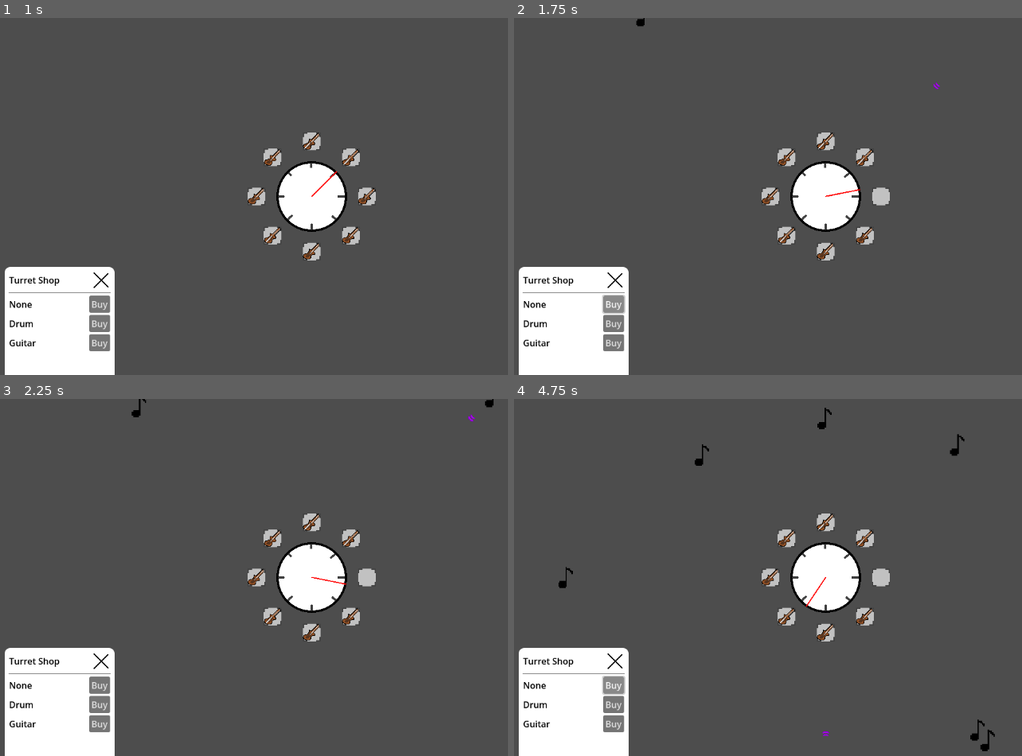
Above: before the commit, frames 1-4 (two rows, left to right).
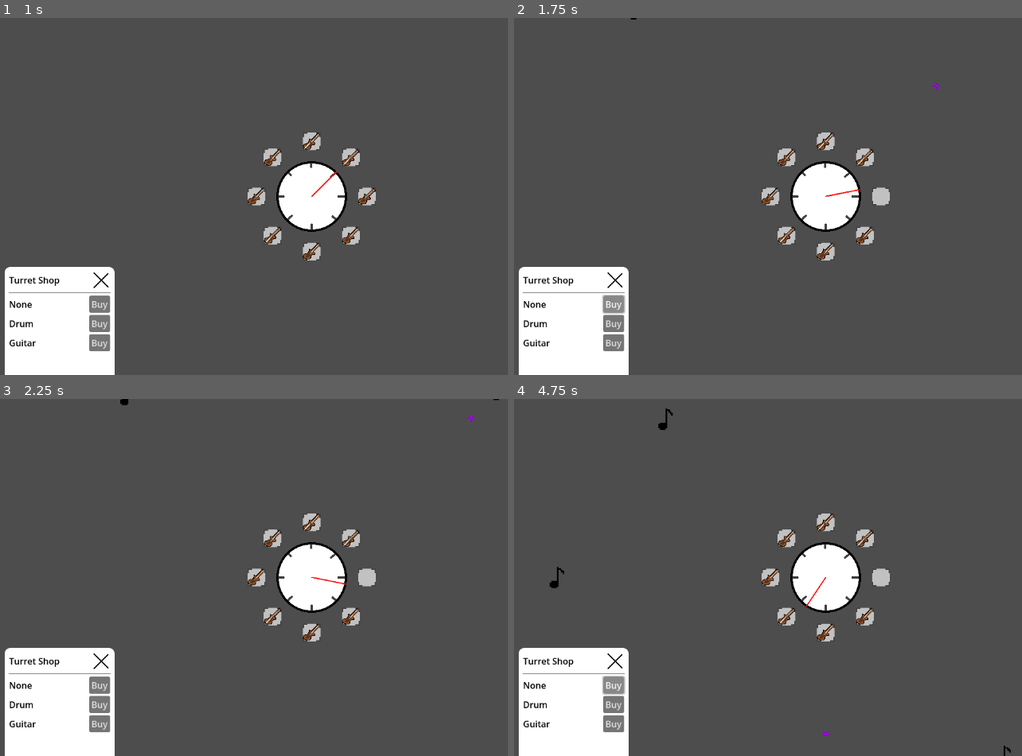
Above: after the commit, the same moments.

Repository: SeriousGuy888/MetronomeTowerDefenceGame
Game: Godot game, scene res://scenes/main.tscn
Same seed, same stepped clock (60 frames per second), same inputs: the game is played once before the commit and once after it.
Inputs (mouse positions are in pixels of both pictures, inside the frame that each line leads up to):
- Up to frame 1 (1 s): click (365, 196) at 0.52 s
- Up to frame 2 (1.75 s): click "Buy" at 1.25 s
- Up to frame 3 (2.25 s): click (365, 577) at 2.02 s
- Up to frame 4 (4.75 s): click "Buy" at 2.75 s; click (879, 577) at 3.52 s; click "Buy" at 4.25 s

Frame 1 is identical in both runs. In frame 2, less than 0.1% of the frame differs, in the area x 23-84%, y 0-21%; in frame 3, 0.1%; in frame 4, 0.5%, in the area x 7-98%, y 2-100%.

Commit message:
Refactor bullet and enemy classes to use Area2D, implement health system and damage handling for enemies

Diff:
--- a/scenes/bullet.gd
+++ b/scenes/bullet.gd
@@ -1,4 +1,4 @@
-class_name Bullet extends RigidBody2D
+class_name Bullet extends Area2D
 
 @onready var sprite: Sprite2D = $sprite
 
@@ -13,8 +13,13 @@
 	pass
 
 func _process(delta) -> void:
-	translate(direction * 250 * delta)
-	look_at(direction)
+	position += direction * 250 * delta
+	look_at(position + direction)
 	# temporary way to delete bullets once they're far away
-	if abs(position.x) > 2000 || abs(position.y) > 2000:
+	if abs(position.x) > 2000 or abs(position.y) > 2000:
 		queue_free()
+
+func _on_area_entered(area):
+	if area.is_in_group("enemies"):
+		area.take_damage(1)
+		queue_free()
--- a/scenes/bullet.tscn
+++ b/scenes/bullet.tscn
@@ -6,16 +6,18 @@
 [sub_resource type="RectangleShape2D" id="RectangleShape2D_v8qja"]
 size = Vector2(12, 9)
 
-[node name="bullet" type="RigidBody2D"]
-gravity_scale = 0.0
+[node name="bullet" type="Area2D"]
+collision_layer = 4
+collision_mask = 8
 script = ExtResource("1_v8qja")
+
+[node name="CollisionShape2D" type="CollisionShape2D" parent="."]
+position = Vector2(0, 0.5)
+shape = SubResource("RectangleShape2D_v8qja")
 
 [node name="sprite" type="Sprite2D" parent="."]
 texture_filter = 1
 rotation = 1.5708
 texture = ExtResource("1_v7oki")
 
-[node name="CollisionShape2D" type="CollisionShape2D" parent="."]
-position = Vector2(0, 0.5)
-shape = SubResource("RectangleShape2D_v8qja")
-disabled = true
+[connection signal="area_entered" from="." to="." method="_on_area_entered"]
--- a/scenes/enemies/enemy.gd
+++ b/scenes/enemies/enemy.gd
@@ -1,10 +1,24 @@
 extends Area2D
 
 @export var speed = 50.0
+@export var health = 1
+
+func _ready():
+	$HealthBar.max_value=health
+	$HealthBar.visible=false
+	set_health_bar()
+
+func set_health_bar()->void:
+	$HealthBar.value = health
+	if health < $HealthBar.max_value:
+		$HealthBar.visible=true
 
 func _process(delta):
 	var direction_to_center = global_position.direction_to(Vector2.ZERO)
 	position += direction_to_center * speed * delta
 
-func take_damage():
-	queue_free()
+func take_damage(damage_amount):
+	health -= damage_amount
+	set_health_bar()
+	if health <= 0:
+		queue_free()
--- a/scenes/enemies/enemy1.tscn
+++ b/scenes/enemies/enemy1.tscn
@@ -6,10 +6,11 @@
 [sub_resource type="RectangleShape2D" id="RectangleShape2D_7p1mj"]
 size = Vector2(30, 42)
 
-[node name="enemy" type="Area2D"]
+[node name="enemy" type="Area2D" groups=["enemies"]]
 collision_layer = 8
 collision_mask = 0
 script = ExtResource("1_8e3ao")
+speed = 25.0
 
 [node name="Sprite2D" type="Sprite2D" parent="."]
 scale = Vector2(0.0258621, 0.0258621)
@@ -18,3 +19,11 @@
 
 [node name="CollisionShape2D" type="CollisionShape2D" parent="."]
 shape = SubResource("RectangleShape2D_7p1mj")
+
+[node name="HealthBar" type="ProgressBar" parent="."]
+offset_left = -15.0
+offset_top = 22.0
+offset_right = 15.0
+offset_bottom = 28.0
+step = 1.0
+show_percentage = false
--- a/scenes/enemies/enemy2.tscn
+++ b/scenes/enemies/enemy2.tscn
@@ -6,10 +6,12 @@
 [sub_resource type="RectangleShape2D" id="RectangleShape2D_7p1mj"]
 size = Vector2(44, 42)
 
-[node name="enemy" type="Area2D"]
+[node name="enemy" type="Area2D" groups=["enemies"]]
 collision_layer = 8
 collision_mask = 0
 script = ExtResource("1_w6keq")
+speed = 10.0
+health = 2
 
 [node name="Sprite2D" type="Sprite2D" parent="."]
 scale = Vector2(0.0258621, 0.0258621)
@@ -20,3 +22,11 @@
 [node name="CollisionShape2D" type="CollisionShape2D" parent="."]
 position = Vector2(-3, 0)
 shape = SubResource("RectangleShape2D_7p1mj")
+
+[node name="HealthBar" type="ProgressBar" parent="."]
+offset_left = -15.0
+offset_top = 22.0
+offset_right = 15.0
+offset_bottom = 28.0
+step = 1.0
+show_percentage = false
